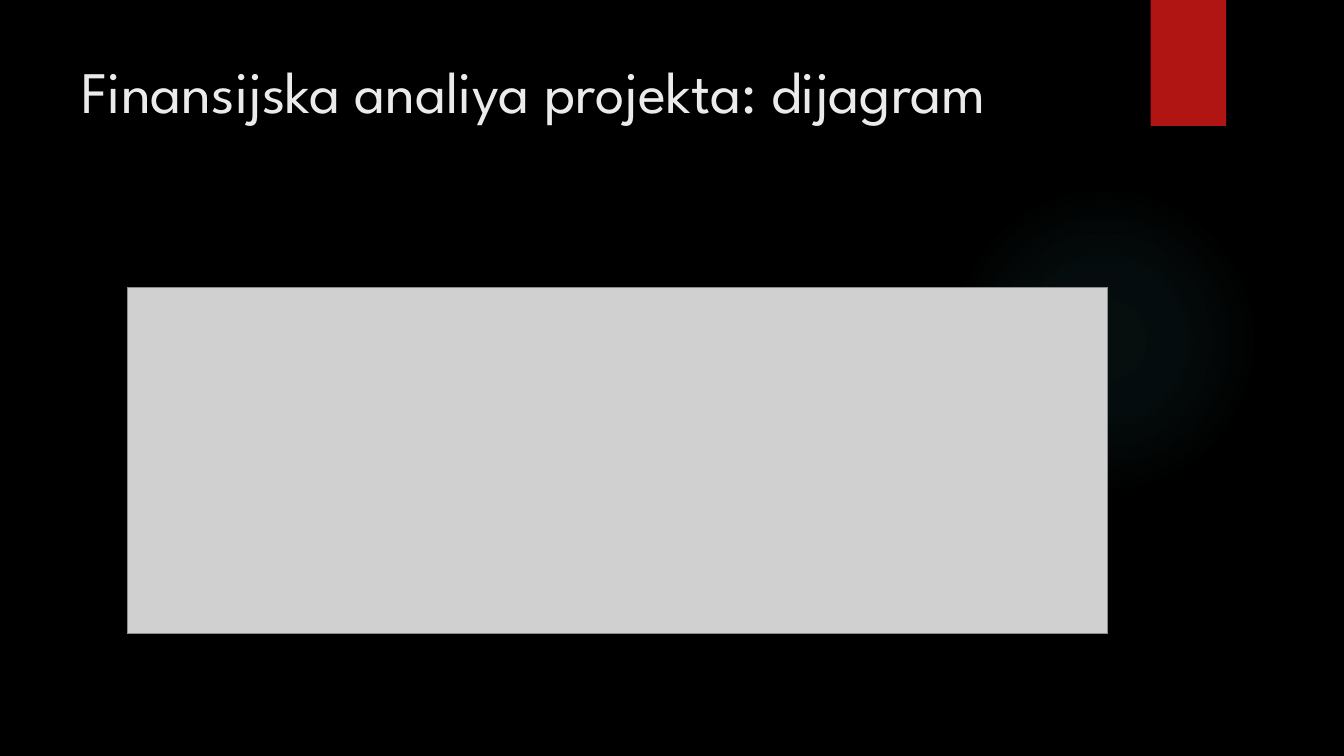
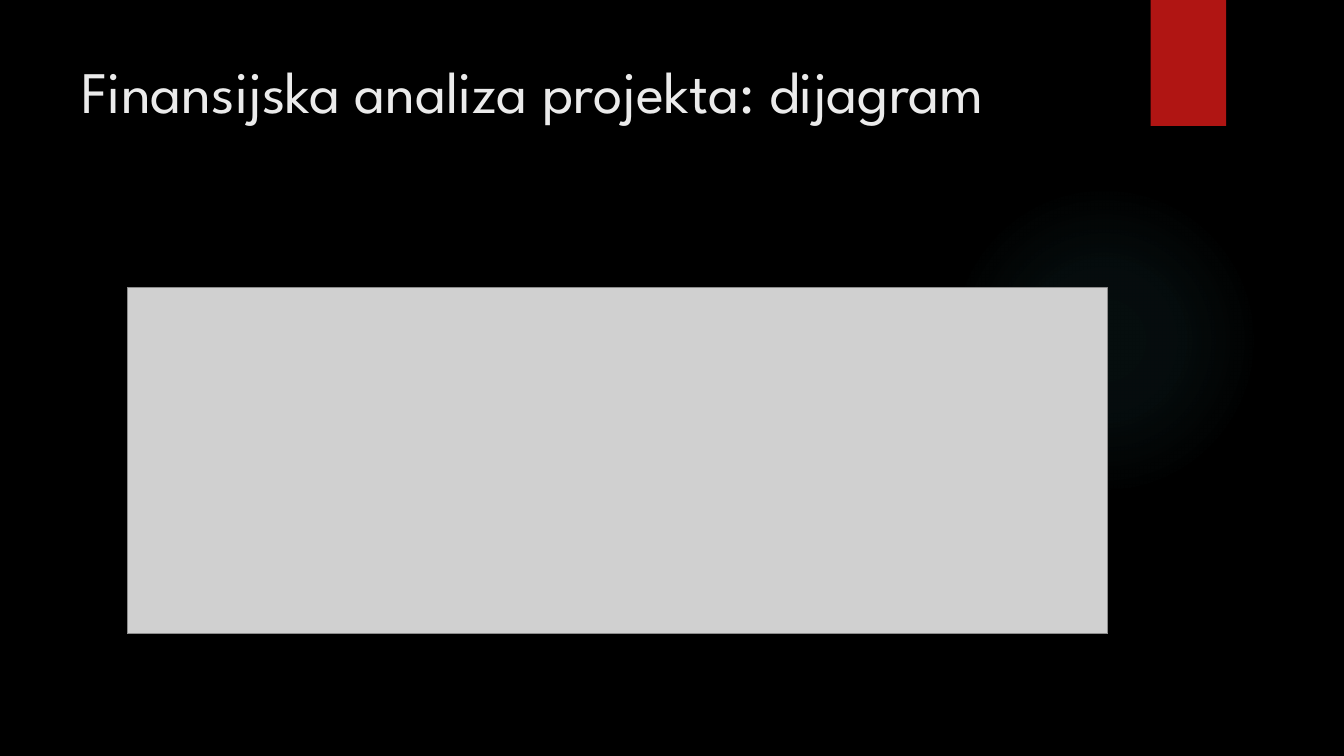
Before and after one commit to MATFPodmladak/ISGradjevinskeFirme, a slide deck: slide 5 of Prezentacija.pptx. Drawn at 1344x756 pixels with LibreOffice and Linux fonts; fonts in the diff are those of the drawing; grey boxes stand for pictures; background and template pictures are left out. Boxes give left, top, right and bottom in pixels: in the first picture for what was removed or moved away, otherwise in the second. Text is boxed around its words. In the diff, an @@ line names an element or a change of style, - is before the commit and + after.

```diff
--- a/Prezentacija.pptx
+++ b/Prezentacija.pptx
@@ title at (81,72,984,126): text changed @@
-Finansijska analiya projekta: dijagram
+Finansijska analiza projekta: dijagram
```
Also in this commit, not shown: 1 other file.
